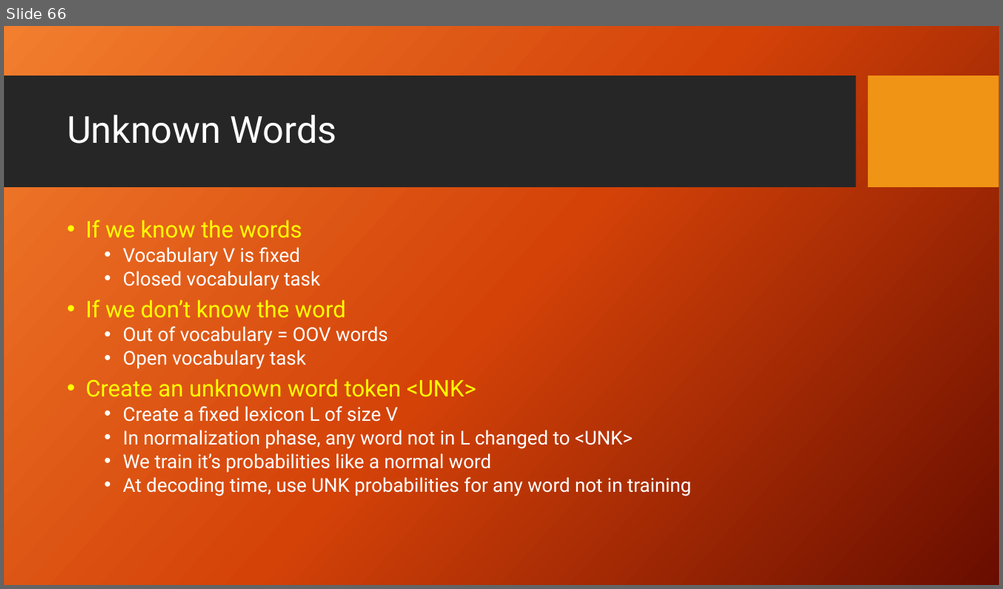
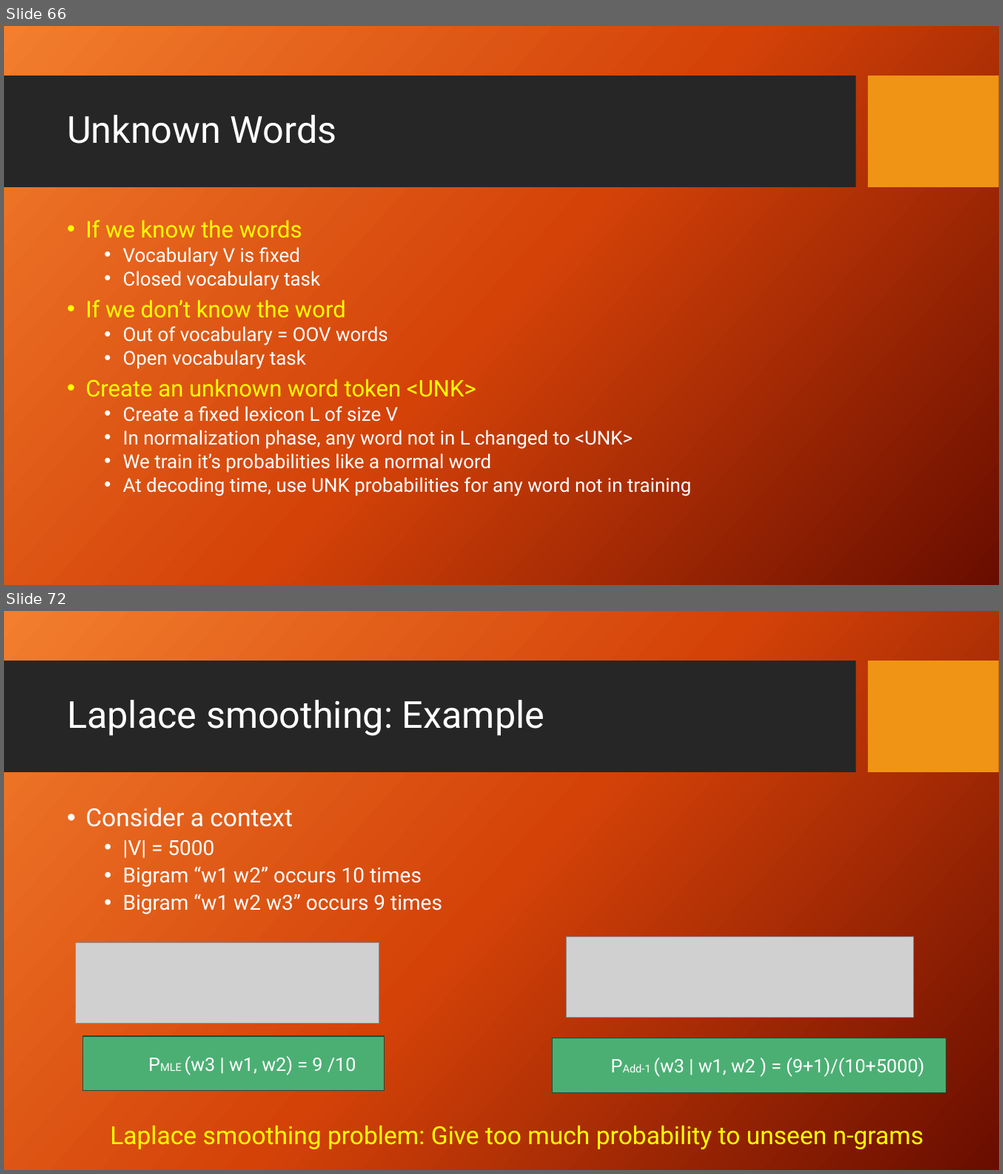
Before and after one commit to FaisalAhmedBijoy/Natural-Language-Processing-with-Python, a slide deck: docs/NLP_bangla_tutorial.pptx. Shown one above the other, each under a label of ours: slide 66 before the commit, slides 66 and 72 after it; the slides between them are not shown. The pictures are 1003x589 and 1003x1174 pixels, drawn with LibreOffice and Linux fonts; fonts in the diff are those of the drawing; grey boxes stand for pictures; background and template pictures are left out. Boxes give left, top, right and bottom in pixels: in the first picture for what was removed or moved away, otherwise in the second. Text is boxed around its words. In the diff, an @@ line names an element or a change of style, - is before the commit and + after.

Commit message:
add smoothing add 1

```diff
--- a/docs/NLP_bangla_tutorial.pptx
+++ b/docs/NLP_bangla_tutorial.pptx
@@ slide 72 added at [4, 611, 999, 1170], background picture (left out); not listed: 2 template elements that a slide beside it also shows @@
@@ title added at [67, 700, 544, 736], 36 pt, text #FFFFFF @@
+Laplace smoothing: Example
@@ text added at [85, 807, 442, 914], 20 pt, text #FFFFFF @@
+• Consider a context
+  • |V| = 5000
+  • Bigram “w1 w2” occurs 10 times
+  • Bigram “w1 w2 w3” occurs 9 times
@@ picture added at [75, 943, 378, 1025] @@
@@ picture added at [566, 937, 913, 1019] @@
@@ rectangle added at [83, 1037, 384, 1091], fill #4BAF73, outline #214D32 1 pt, 18 pt, text #FFFFFF @@
+  PMLE (w3 | w1, w2) = 9 /10
@@ rectangle added at [552, 1039, 946, 1093], fill #4BAF73, outline #214D32 1 pt, 18 pt, text #FFFFFF @@
+  PAdd-1 (w3 | w1, w2 ) = (9+1)/(10+5000)
@@ text added at [110, 1125, 923, 1150], 24 pt, text #FFFF00 @@
+Laplace smoothing problem: Give too much probability to unseen n-grams
```
Also in this commit, not shown: 7 other slides added.
